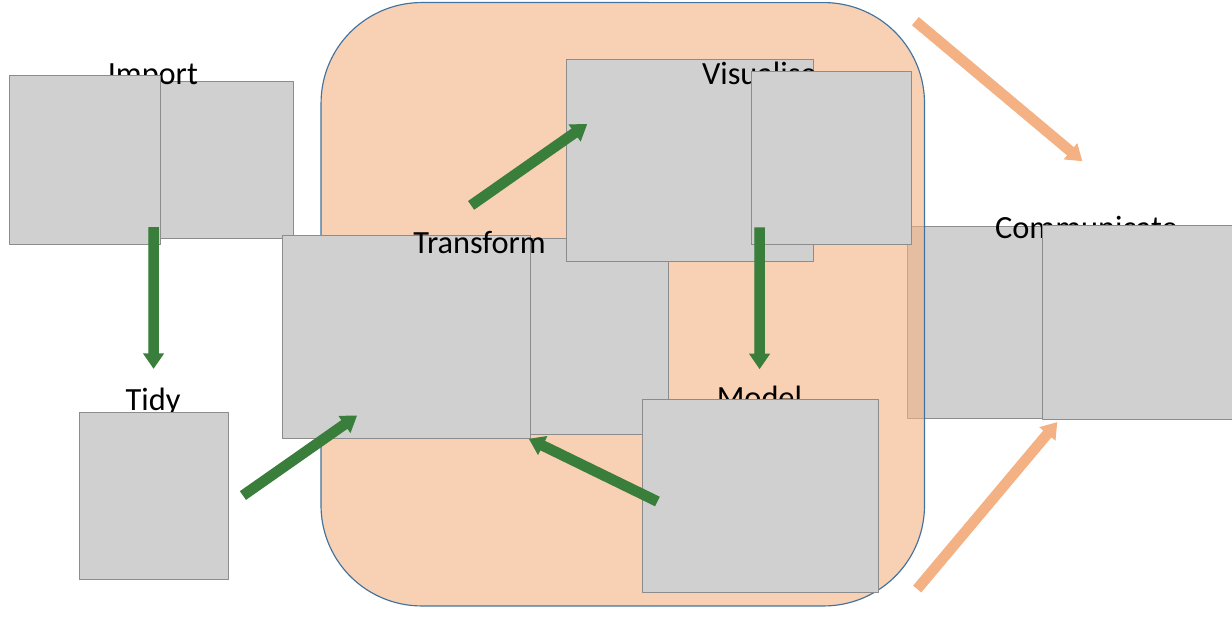
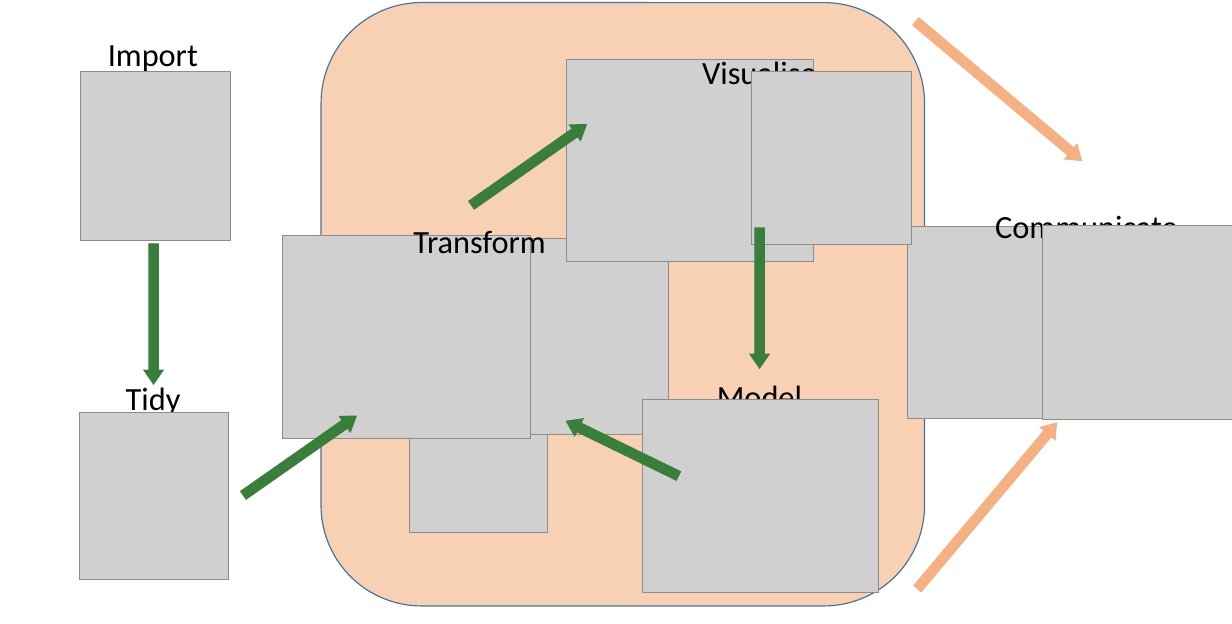
Before and after one commit to ourcodingclub/SEECC-workshop, a slide deck: slide 1 of workflow.pptx. Drawn at 1232x624 pixels with LibreOffice and Linux fonts; fonts in the diff are those of the drawing; grey boxes stand for pictures. Boxes give left, top, right and bottom in pixels: in the first picture for what was removed or moved away, otherwise in the second. Text is boxed around its words. In the diff, an @@ line names an element or a change of style, - is before the commit and + after.

Commit message:
Moved broom to Transform

```diff
--- a/workflow.pptx
+++ b/workflow.pptx
@@ text "Import" rewrapped from [108,56,198,91] to [108,45,198,74] @@
@@ picture: place and size @@
-picture at [10,76,161,245]
+picture at [80,72,231,241]
@@ up arrow: place and size @@
-up arrow at [144,228,163,368]
+up arrow at [144,244,163,384]
@@ picture: place and size @@
-picture at [156,82,294,239]
+picture at [410,375,548,532]
@@ up arrow: place and size @@
-up arrow at [526,431,662,510]
+up arrow at [563,413,683,485]
```
